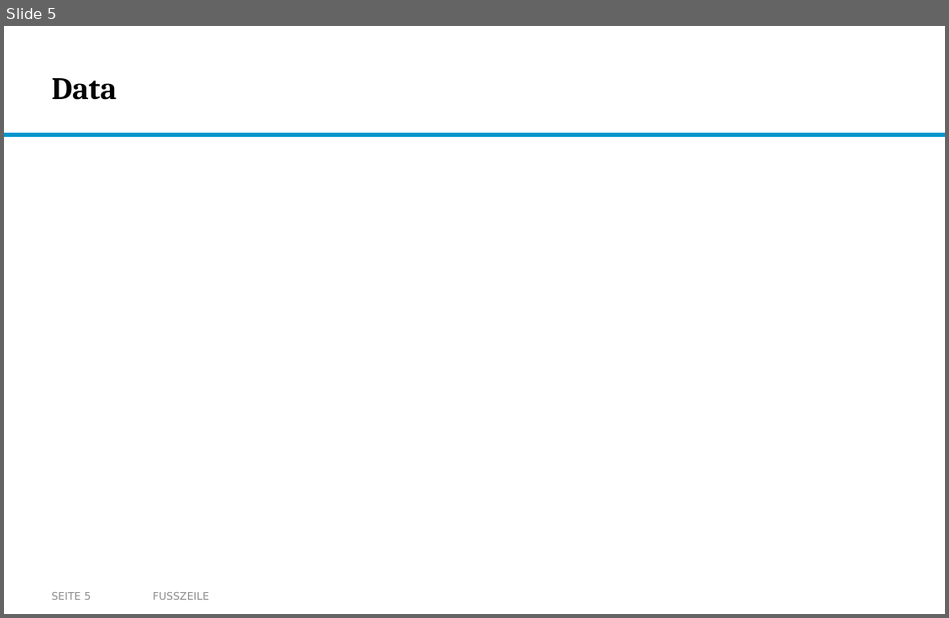
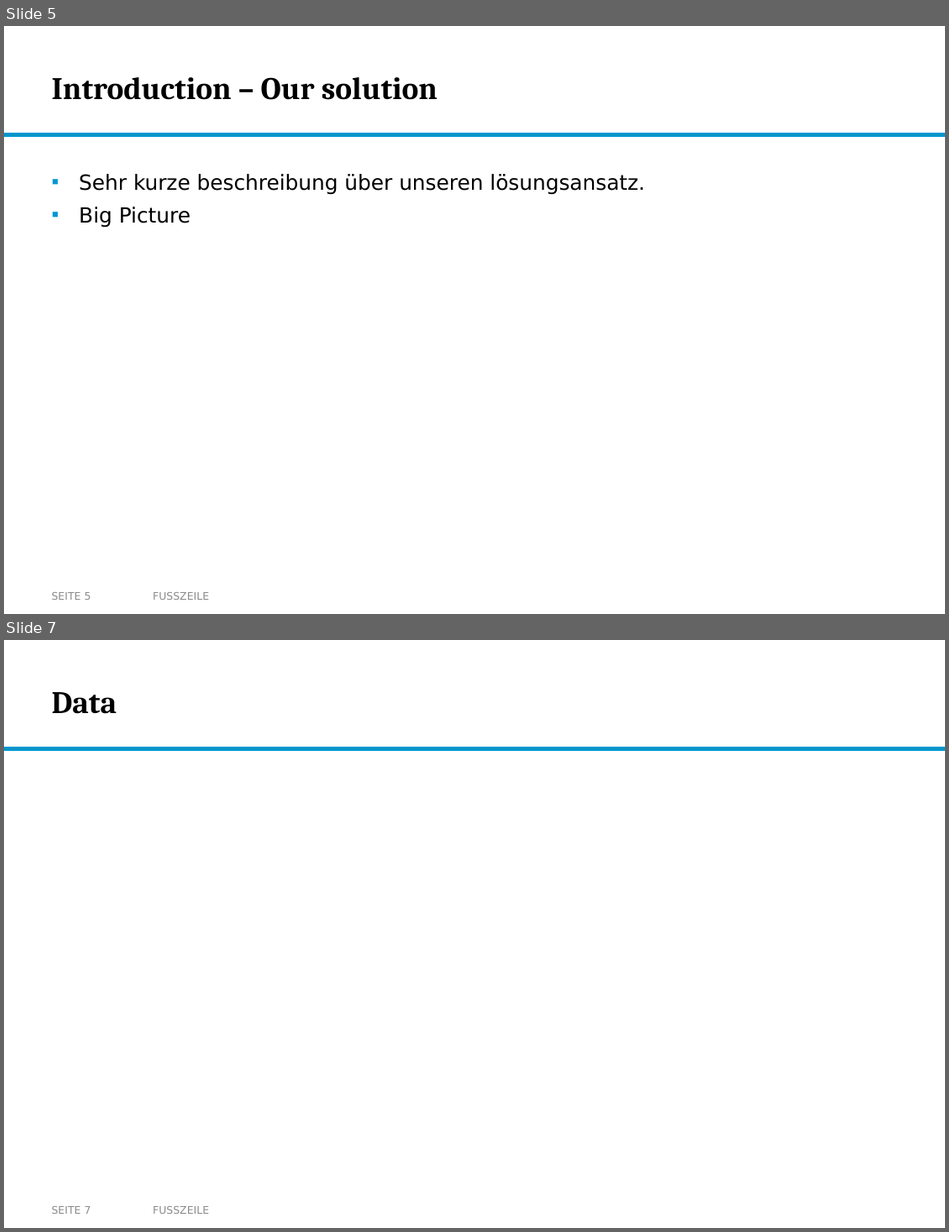
Before and after one commit to nikmaster/wu_dslab_infrared-city, a slide deck: deliverables/3b. intermediate slides/Intermediate Slides.pptx. Shown one above the other, each under a label of ours: slide 5 before the commit, slides 5 and 7 after it; the slides between them are not shown. The pictures are 949x618 and 949x1232 pixels, drawn with LibreOffice and Linux fonts; fonts in the diff are those of the drawing; background and template pictures are left out. Boxes give left, top, right and bottom in pixels: in the first picture for what was removed or moved away, otherwise in the second. Text is boxed around its words. In the diff, an @@ line names an element or a change of style, - is before the commit and + after.

Commit message:
slides: introduction skeleton

```diff
--- a/deliverables/3b. intermediate slides/Intermediate Slides.pptx
+++ b/deliverables/3b. intermediate slides/Intermediate Slides.pptx
@@ slide 5 added at (4,26,945,614), background #FFFFFF; not listed: 1 template element that a slide beside it also shows @@
@@ title added at (52,77,437,100), 24 pt, text #000000, bold @@
+Introduction – Our solution
@@ text added at (79,174,645,227), 16 pt, text #000000 @@
+▪ Sehr kurze beschreibung über unseren lösungsansatz.
+▪ Big Picture
@@ page number added at (52,592,91,600), 8 pt, text #8C8C8C @@
+SEITE 5
@@ text added at (153,592,209,600), 8 pt, text #8C8C8C @@
+FUSSZEILE
@@ what was slide 5 is now slide 7 @@
@@ page number at (52,1206,91,1214): text changed @@
-SEITE 5
+SEITE 7
```
Also in this commit, not shown: 2 slides changed, 2 other slides added, 1 slide removed.
